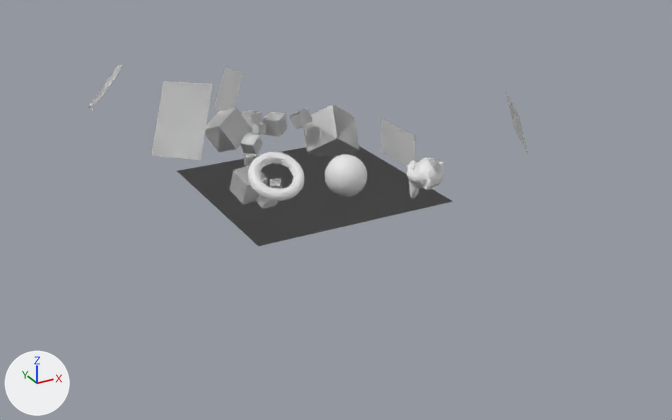
A saved change to the Blender file Assets/DemoScene/SourceModel~/DemoScene.blend.
Rendered twice from a 50 mm camera at (-30.9, -54.5, 25.3) aimed at (-1.7, -1.4, -1.2). The lights are fixed; the arrows at lower left show +X, +Y and +Z.

Names of what the first picture shows: 'Emission', 'HighDef', 'LowDef'.
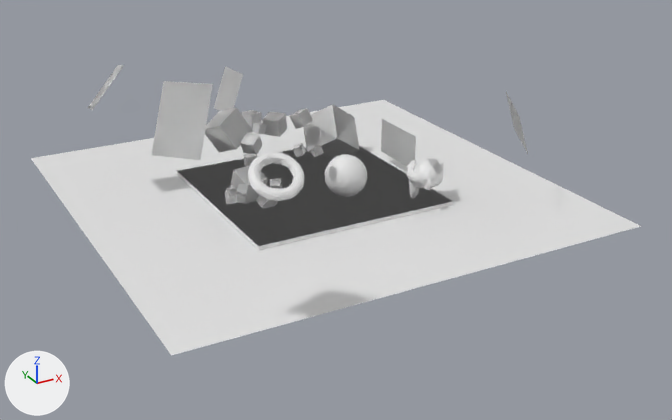
Where the change shows, as pixel boxes (x1, y1, x2, y2) in the pictures (672 x 420 px):
'HighDef', reshaped (121% wider, 84% taller): before (177, 108, 453, 246); after (31, 100, 641, 355)
part 1 of me_suzanne, added: after (225, 189, 246, 204)
part 2 of me_suzanne, added: after (227, 186, 237, 196)
part 3 of me_suzanne, added: after (237, 183, 248, 196)
part 4 of me_suzanne, added: after (293, 143, 306, 157)
part 5 of me_suzanne, added: after (311, 146, 324, 157)
part 6 of me_suzanne, built on: before (252, 122, 266, 135); after (31, 100, 641, 355)
part 7 of me_suzanne_002, added: after (292, 143, 305, 156)
part 8 of me_suzanne_002, added: after (225, 190, 237, 204)

The change, as a diff of the scene's bpy script:
```diff
--- a/Assets/DemoScene/SourceModel~/DemoScene.blend.py
+++ b/Assets/DemoScene/SourceModel~/DemoScene.blend.py
@@ me_suzanne @@
 # used by ob_highdef; location = (4.13, -3.91, 0.92); rotation_euler = (0.0, 0.0, -2.42), in degrees (0, 0, -139); scale = (1.5, 1.5, 1.5)
-me_suzanne.from_pydata(...)  # 2913 vertices, 5529 faces; spans x -6.54..7.57, y -12.72..1.39, z -1.2..2.66
+me_suzanne.from_pydata(...)  # 2965 vertices, 5567 faces; spans x -15.01..16.04, y -21.19..9.86, z -1.2..2.66
+# me_suzanne part 1: the loose piece of 8 vertices spanning x 2.19..3.99, y -8.66..-6.75, z -0.92..0.6 is copied, and the copy is multiplied about its middle by the matrix ((-0.126, 0.196, 0.483), (-0.376, -0.378, 0.056), (0.361, -0.325, 0.227)), then moved by (1.48, 0.01, -0.03); it spans x 4.11..5.02, y -8.14..-7.24, z -0.68..0.29
+# me_suzanne part 2: the loose piece of 8 vertices spanning x 2.19..3.99, y -8.66..-6.75, z -0.92..0.6 is copied, and the copy is multiplied about its middle by the matrix ((0.205, -0.019, 0.188), (0.112, -0.211, -0.144), (0.152, 0.181, -0.148)), then moved by (2.23, 0.25, 0.57); it spans x 5.08..5.57, y -7.72..-7.19, z 0.19..0.62
+# me_suzanne part 3: the loose piece of 8 vertices spanning x 1.5..2.26, y -8.5..-7.73, z 0.26..0.82 is copied, and the copy is multiplied about its middle by the matrix ((0.26, 0.47, 0.554), (0.657, -0.404, 0.034), (0.31, 0.46, -0.536)), then moved by (3.86, 1.38, 0.19); it spans x 5.41..6.08, y -7.0..-6.46, z 0.4..1.05
+# me_suzanne part 4: the loose piece of 8 vertices spanning x 2.95..3.96, y -7.13..-6.13, z -1.2..-0.21 is copied, and the copy is multiplied about its middle by the matrix ((0.495, -0.092, 0.463), (0.159, -0.599, -0.289), (0.444, 0.317, -0.412)), then moved by (0.0, 1.66, 2.71); it spans x 3.19..3.72, y -5.28..-4.67, z 1.73..2.29
+# me_suzanne part 5: the loose piece of 8 vertices spanning x 2.22..3.05, y -6.87..-6.15, z -0.63..0.08 is copied, and the copy is multiplied about its middle by the matrix ((-0.325, -0.639, 0.039), (0.429, -0.25, -0.519), (0.475, -0.212, 0.495)), then moved by (-0.02, 2.07, 2.0); it spans x 2.33..2.91, y -4.77..-4.11, z 1.43..2.02
+# me_suzanne part 6: 8 vertices moved from x -0.14..0.48, y -8.71..-8.1, z 1.35..1.85 to x -0.17..0.51, y -8.73..-8.08, z 1.3..1.89; 12 vertices added at x -15.01..16.04, y -21.19..9.86, z -1.12..-0.92
 me_suzanne.materials.append(mat_mat2)
@@ me_suzanne @@
 me_suzanne.materials.append(mat_suzanne)
+me_suzanne.materials.append(mat_outfloor)  # white #e7e7e7
@@ me_suzanne_002 @@
 me_suzanne_002.from_pydata(...)  # 460 vertices, 801 faces; spans x -8.6..15.2, y -15.5..4.7, z -1.6..8.0
 # used by ob_lowdef; location = (4.13, -3.91, 0.92); rotation_euler = (0.0, 0.0, -2.42), in degrees (0, 0, -139); scale = (1.5, 1.5, 1.5)
 # verts and faces of me_suzanne_002; kept vertices keep their numbers, new ones are numbered from 460
+# me_suzanne_002 part 7: the loose piece of 8 vertices spanning x -0.1..0.5, y -8.7..-8.1, z 1.3..1.8 is copied, and the copy is multiplied about its middle by the matrix ((0.034, -0.128, 0.878), (-0.659, 0.585, 0.111), (-0.594, -0.656, -0.073)), then moved by (3.3, 3.4, 0.4); it spans x 3.2..3.7, y -5.3..-4.7, z 1.7..2.3
+# me_suzanne_002 part 8
+verts[460] = (4.9, -8.0, -0.5)  # pixel (226, 204)
+verts[461] = (4.7, -8.1, 0.1)  # pixel (224, 190)
+verts[462] = (4.1, -8.0, -0.1)
+for new, old in zip([463, 464, 465], [460, 461, 462]): verts[new] = verts[old] + (0.1, 0.6, 0.2)
+verts[466] = (4.4, -7.8, -0.7)  # pixel (234, 204)
+verts[467] = (4.4, -7.2, -0.5)  # pixel (245, 202)
+faces += [(460, 466, 463), (461, 464, 462), (460, 461, 466), (460, 463, 461), (462, 465, 466), (463, 467, 465)]  # mat_mat1 (white #e7e7e7)
+faces += [(463, 466, 467), (462, 464, 465), (461, 462, 466), (461, 463, 464), (465, 467, 466), (463, 465, 464)]  # mat_mat1 (white #e7e7e7)
 me_suzanne_002.materials.append(mat_mat2)
```
